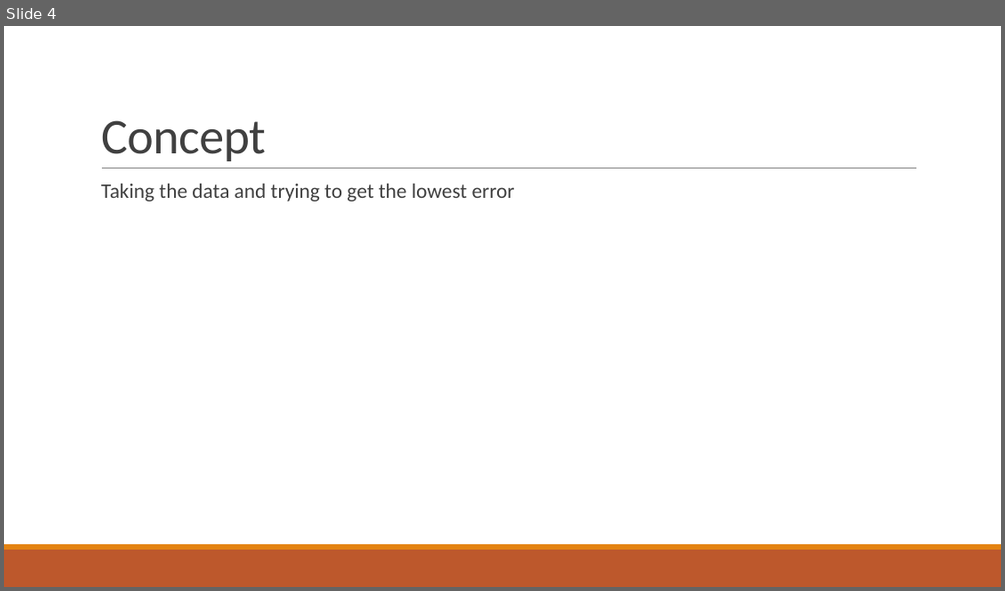
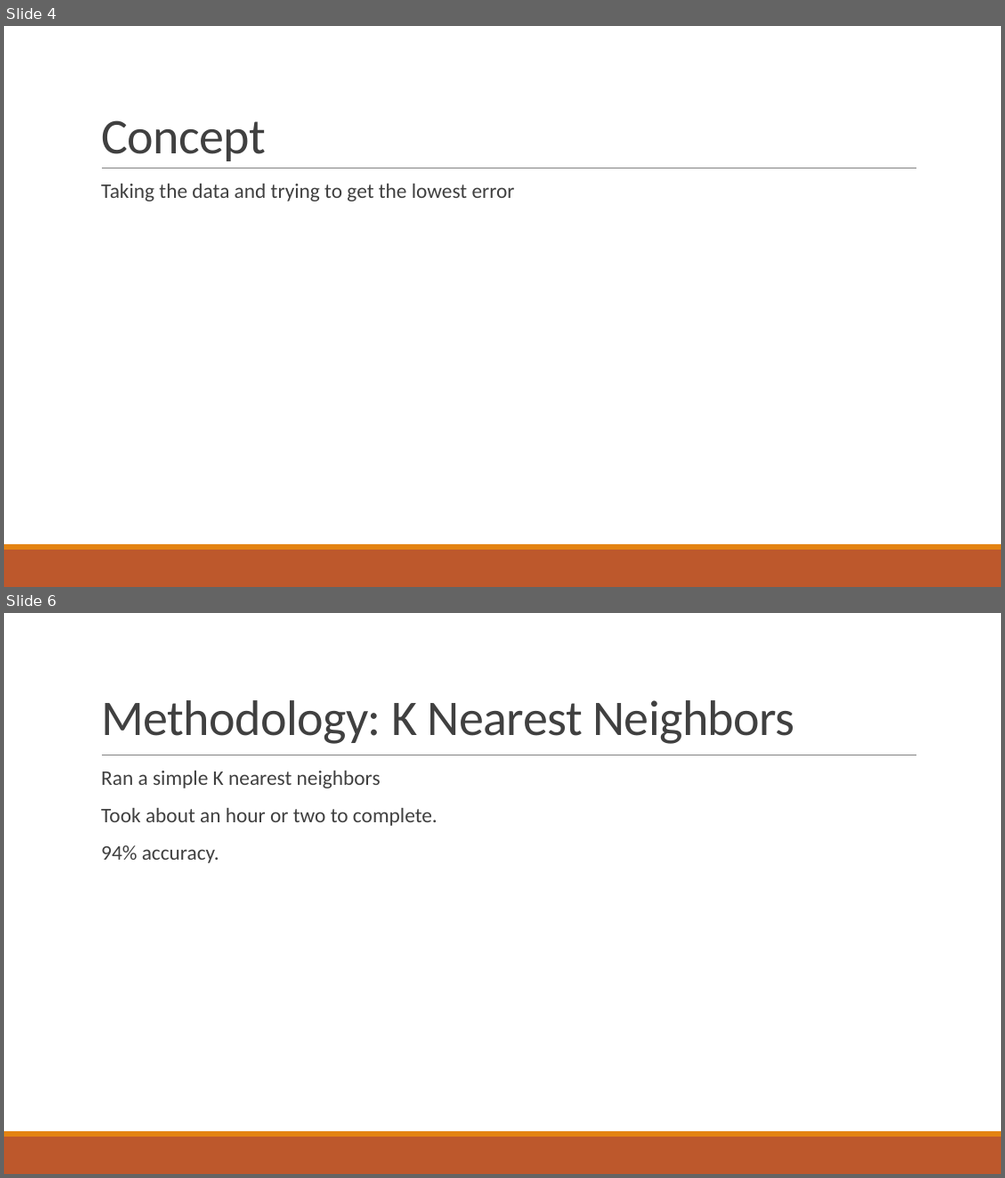
Before and after one commit to Gingerbreed/ArtificialIntelligence404, a slide deck: baler-prj/presentation/baker-MNIST.pptx. Shown one above the other, each under a label of ours: slide 4 before the commit, slides 4 and 6 after it; the slides between them are not shown. The pictures are 1005x591 and 1005x1178 pixels, drawn with LibreOffice and Linux fonts; fonts in the diff are those of the drawing. Boxes give left, top, right and bottom in pixels: in the first picture for what was removed or moved away, otherwise in the second. Text is boxed around its words. In the diff, an @@ line names an element or a change of style, - is before the commit and + after.

```diff
--- a/baler-prj/presentation/baker-MNIST.pptx
+++ b/baler-prj/presentation/baker-MNIST.pptx
@@ slide 6 added at (x1=4, y1=613, x2=1001, y2=1174), background #FFFFFF; not listed: 3 template elements that a slide beside it also shows @@
@@ title added at (x1=101, y1=700, x2=794, y2=744), 48 pt, text #404040 @@
+Methodology: K Nearest Neighbors
@@ text added at (x1=101, y1=771, x2=437, y2=863), 20 pt, text #404040 @@
+  Ran a simple K nearest neighbors
+  Took about an hour or two to complete.
+  94% accuracy.
```
Also in this commit, not shown: 4 slides changed, 1 other slide added, 1 slide removed.
